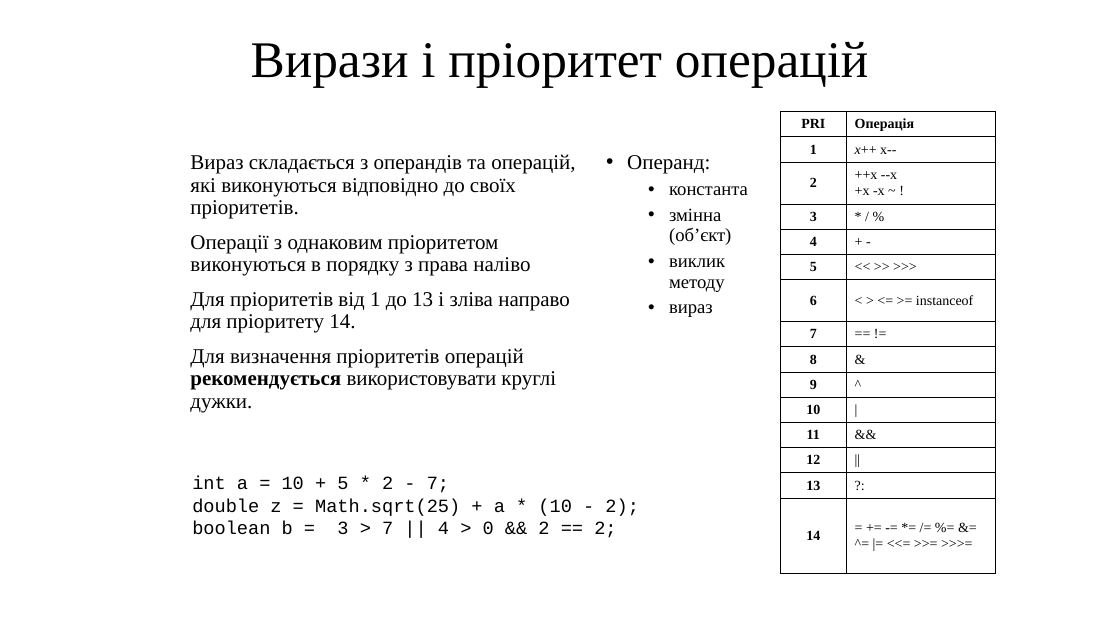
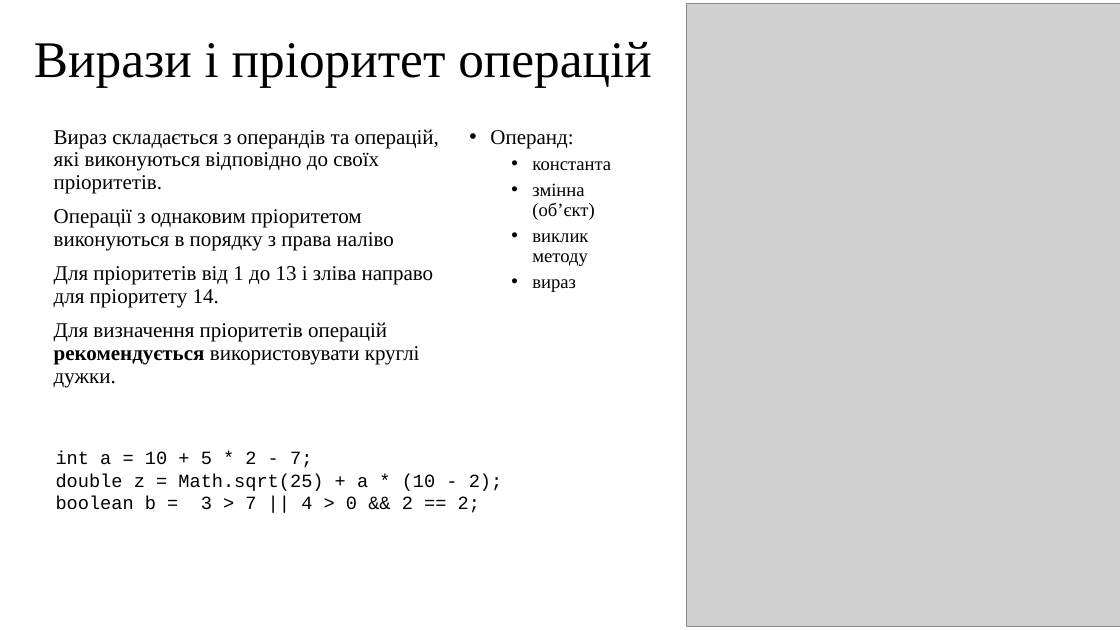
Before and after one commit to arg3ntuum/JavaCourse, a slide deck: slide 22 of Java Урок 2 Змінні. Перетворення типів. БО.pptx (slide 24 before the commit). Drawn at 1120x630 pixels with LibreOffice and Linux fonts; fonts in the diff are those of the drawing; grey boxes stand for pictures. Boxes give left, top, right and bottom in pixels: in the first picture for what was removed or moved away, otherwise in the second. Text is boxed around its words. In the diff, an @@ line names an element or a change of style, - is before the commit and + after.

```diff
--- a/Java Урок 2 Змінні. Перетворення типів. БО.pptx
+++ b/Java Урок 2 Змінні. Перетворення типів. БО.pptx
@@ title "Вирази і пріоритет операцій": place and size @@
-title "Вирази і пріоритет операцій" at box(251, 42, 868, 88)
+title "Вирази і пріоритет операцій" at box(34, 42, 651, 88)
@@ picture added at box(686, 3, 1120, 628) @@
@@ table removed at box(781, 112, 996, 574), 15 rows, 2 columns @@
-PRI | Операція
-1 | x++ x--
-2 | ++x --x / +x -x ~ !
-3 | * / %
-4 | + -
-5 | << >> >>>
-6 | < > <= >= instanceof
-7 | == !=
-8 | &
-9 | ^
-10 | |
-11 | &&
-12 | ||
-13 | ?:
-14 | = += -= *= /= %= &= ^= |= <<= >>= >>>=
@@ 3 texts: place and size @@
-3 texts at box(190, 154, 748, 538)
+3 texts at box(54, 129, 611, 513)
```
Also in this commit, not shown: 2 slides removed.
